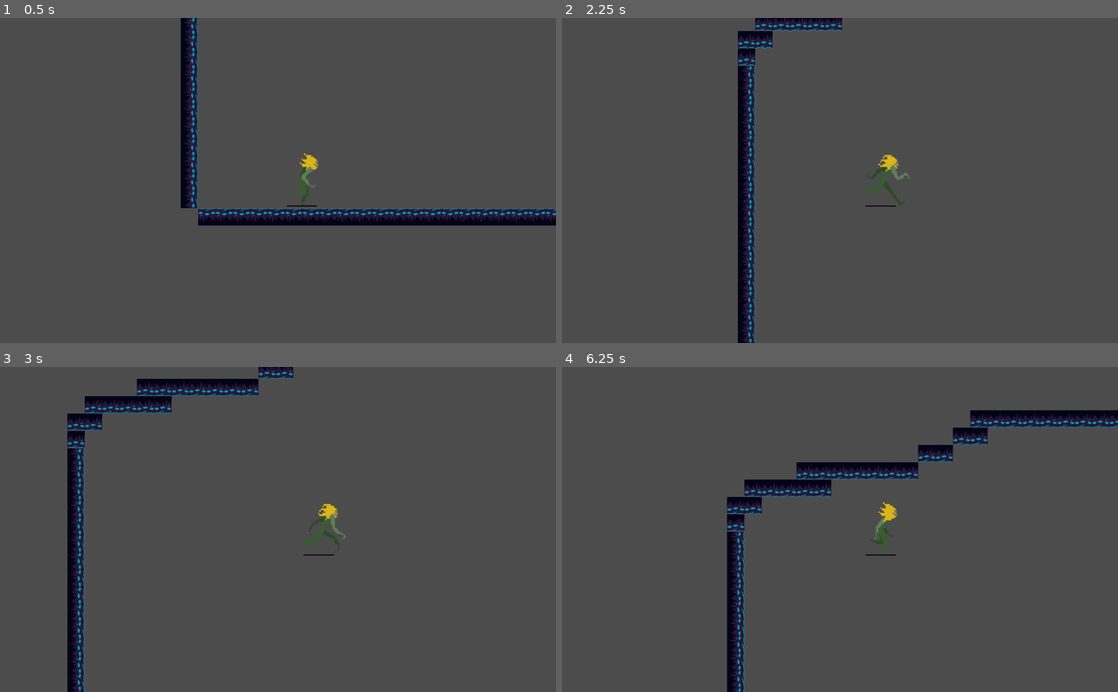
Above: before the commit, frames 1-4 (two rows, left to right).
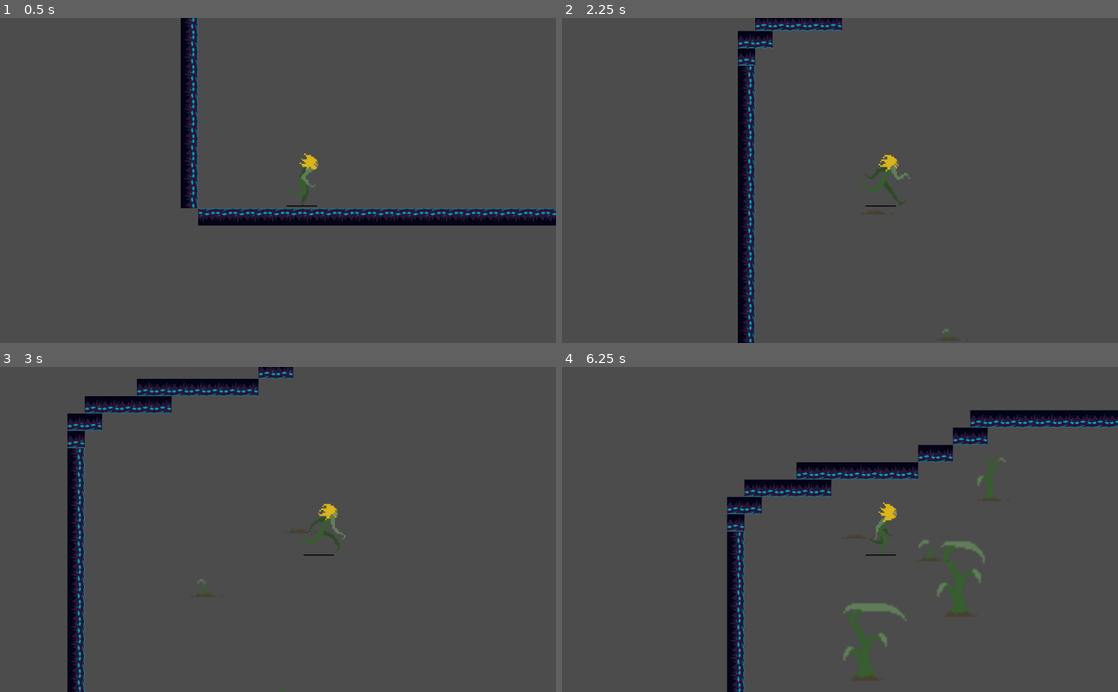
Above: after the commit, the same moments.

Repository: SpencerClark5/Bloom
Game: Godot game, scene res://Scenes/Game.tscn
Two runs of this game, one before a commit and one after it. Both use one fixed random seed, a clock stepped at 60 frames per second and the inputs below.
Inputs:
- Up to frame 1 (0.5 s): no input
- Up to frame 2 (2.25 s): hold D (Right) 0.53-1.28 s; tap P (Plant, bound only after the commit) at 0.6, 1.55, 2.1 s; tap Space (Jump) at 0.77, 0.8, 1.07, 1.35, 1.52, 1.82 s; hold A (Left) 1.28-2.03 s; hold D (Right) from 2.03 s (still down)
- Up to frame 3 (3 s): keep holding D (Right); tap Space (Jump) at 2.3 s; tap P (Plant, bound only after the commit) at 2.85 s
- Up to frame 4 (6.25 s): tap Space (Jump) at 3.02, 3.32, 3.6, 3.77, 4.07, 4.52, 4.82, 5.3, 5.85, 6.02 s; release D (Right) at 3.53 s; hold A (Left) 3.53-5.78 s; tap P (Plant, bound only after the commit) at 4.35, 5.1, 6.05 s; hold D (Right) from 5.78 s (still down)

Frame 1 is identical in both runs. In frame 2, less than 0.1% of the frame differs, in the area x 54-72%, y 59-100%; in frame 3, less than 0.1%; in frame 4, 1.5%, in the area x 50-80%, y 27-97%.

Commit message:
Planting

Diff:
--- a/BloomGame/Scenes/Game.tscn
+++ b/BloomGame/Scenes/Game.tscn
@@ -1,5 +1,6 @@
-[gd_scene load_steps=6 format=2]
+[gd_scene load_steps=7 format=2]
 
+[ext_resource path="res://Scripts/GameScript.gd" type="Script" id=1]
 [ext_resource path="res://Art/bloom_background_1 (1).png" type="Texture" id=2]
 [ext_resource path="res://Art/basic_ground_1.png" type="Texture" id=3]
 [ext_resource path="res://Scenes/WalkTest.tscn" type="PackedScene" id=4]
@@ -31,6 +32,7 @@
 0/z_index = 0
 
 [node name="Node2D" type="Node2D"]
+script = ExtResource( 1 )
 
 [node name="ParallaxBackground" type="ParallaxBackground" parent="."]
 
--- /dev/null
+++ b/BloomGame/Scenes/Plant.tscn
@@ -0,0 +1,96 @@
+[gd_scene load_steps=25 format=2]
+
+[ext_resource path="res://Scripts/Planting.gd" type="Script" id=1]
+[ext_resource path="res://Art/Character_Art/Small Plant Anim/Plant_Anim_17.png" type="Texture" id=2]
+[ext_resource path="res://Art/Character_Art/Small Plant Anim/Plant_Anim_09.png" type="Texture" id=3]
+[ext_resource path="res://Art/Character_Art/Small Plant Anim/Plant_Anim_07.png" type="Texture" id=4]
+[ext_resource path="res://Art/Character_Art/Small Plant Anim/Plant_Anim_19.png" type="Texture" id=5]
+[ext_resource path="res://Art/Character_Art/Small Plant Anim/Plant_Anim_11.png" type="Texture" id=6]
+[ext_resource path="res://Art/Character_Art/Small Plant Anim/Plant_Anim_08.png" type="Texture" id=7]
+[ext_resource path="res://Art/Character_Art/Small Plant Anim/Plant_Anim_02.png" type="Texture" id=8]
+[ext_resource path="res://Art/Character_Art/Small Plant Anim/Plant_Anim_04.png" type="Texture" id=9]
+[ext_resource path="res://Art/Character_Art/Small Plant Anim/Plant_Anim_06.png" type="Texture" id=10]
+[ext_resource path="res://Art/Character_Art/Small Plant Anim/Plant_Anim_05.png" type="Texture" id=11]
+[ext_resource path="res://Art/Character_Art/Small Plant Anim/Plant_Anim_03.png" type="Texture" id=12]
+[ext_resource path="res://Art/Character_Art/Small Plant Anim/Plant_Anim_01.png" type="Texture" id=13]
+[ext_resource path="res://Art/Character_Art/Small Plant Anim/Plant_Anim_10.png" type="Texture" id=14]
+[ext_resource path="res://Art/Character_Art/Small Plant Anim/Plant_Anim_16.png" type="Texture" id=15]
+[ext_resource path="res://Art/Character_Art/Small Plant Anim/Plant_Anim_12.png" type="Texture" id=16]
+[ext_resource path="res://Art/Character_Art/Small Plant Anim/Plant_Anim_14.png" type="Texture" id=17]
+[ext_resource path="res://Art/Character_Art/Small Plant Anim/Plant_Anim_15.png" type="Texture" id=18]
+[ext_resource path="res://Art/Character_Art/Small Plant Anim/Plant_Anim_18.png" type="Texture" id=19]
+[ext_resource path="res://Art/Character_Art/Small Plant Anim/Plant_Anim_13.png" type="Texture" id=20]
+
+[sub_resource type="SpriteFrames" id=2]
+animations = [ {
+"frames": [ ExtResource( 13 ), ExtResource( 12 ), ExtResource( 8 ), ExtResource( 9 ), ExtResource( 11 ), ExtResource( 10 ), ExtResource( 7 ), ExtResource( 3 ), ExtResource( 4 ), ExtResource( 6 ), ExtResource( 14 ), ExtResource( 16 ), ExtResource( 17 ), ExtResource( 18 ), ExtResource( 20 ), ExtResource( 15 ), ExtResource( 2 ), ExtResource( 19 ), ExtResource( 5 ) ],
+"loop": false,
+"name": "Plant",
+"speed": 5.0
+} ]
+
+[sub_resource type="Animation" id=3]
+resource_name = "PlantAnim"
+length = 9.5
+tracks/0/type = "value"
+tracks/0/path = NodePath(".:frame")
+tracks/0/interp = 1
+tracks/0/loop_wrap = true
+tracks/0/imported = false
+tracks/0/enabled = true
+tracks/0/keys = {
+"times": PoolRealArray( 0, 0.5, 1, 1.5, 2, 2.5, 3, 3.5, 4, 4.5, 5, 5.5, 6, 6.5, 7, 7.5, 8, 8.5, 9 ),
+"transitions": PoolRealArray( 1, 1, 1, 1, 1, 1, 1, 1, 1, 1, 1, 1, 1, 1, 1, 1, 1, 1, 1 ),
+"update": 1,
+"values": [ 0, 1, 2, 3, 4, 5, 6, 7, 8, 9, 10, 11, 12, 13, 14, 15, 16, 17, 18 ]
+}
+
+[sub_resource type="Animation" id=4]
+length = 0.001
+tracks/0/type = "value"
+tracks/0/path = NodePath("../AnimationPlayer:root_node")
+tracks/0/interp = 1
+tracks/0/loop_wrap = true
+tracks/0/imported = false
+tracks/0/enabled = true
+tracks/0/keys = {
+"times": PoolRealArray( 0 ),
+"transitions": PoolRealArray( 1 ),
+"update": 0,
+"values": [ NodePath("../AnimatedSprite") ]
+}
+tracks/1/type = "value"
+tracks/1/path = NodePath(".:frame")
+tracks/1/interp = 1
+tracks/1/loop_wrap = true
+tracks/1/imported = false
+tracks/1/enabled = true
+tracks/1/keys = {
+"times": PoolRealArray( 0 ),
+"transitions": PoolRealArray( 1 ),
+"update": 0,
+"values": [ 0 ]
+}
+
+[sub_resource type="RectangleShape2D" id=1]
+extents = Vector2( 60.5, 10 )
+
+[node name="Node2D" type="Node2D"]
+script = ExtResource( 1 )
+
+[node name="KinematicBody2D" type="KinematicBody2D" parent="."]
+
+[node name="AnimatedSprite" type="AnimatedSprite" parent="."]
+position = Vector2( 72, -102 )
+scale = Vector2( 3.65, 3.65 )
+frames = SubResource( 2 )
+animation = "Plant"
+
+[node name="AnimationPlayer" type="AnimationPlayer" parent="."]
+root_node = NodePath("../AnimatedSprite")
+anims/PlantAnim = SubResource( 3 )
+anims/RESET = SubResource( 4 )
+
+[node name="CollisionShape2D" type="CollisionShape2D" parent="."]
+position = Vector2( 89, -53 )
+shape = SubResource( 1 )
--- /dev/null
+++ b/BloomGame/Scripts/Character.gd
@@ -0,0 +1,37 @@
+extends KinematicBody2D
+
+var velocity = Vector2(0,0)
+
+const SPEED = 30
+const GRAVITY = 30
+const JUMP = -700
+onready var _animated_sprite = $AnimatedSprite
+
+func _physics_process(_delta):
+
+	# Movement and animation
+	if Input.is_action_pressed("Right"):
+		_animated_sprite.play("Walking")
+		_animated_sprite.flip_h = false
+		velocity.x += SPEED
+
+	elif Input.is_action_pressed("Left"):
+		_animated_sprite.play("Walking")
+		_animated_sprite.flip_h = true
+		velocity.x -= SPEED
+	else:
+		_animated_sprite.stop()
+
+
+	# Gravity
+	velocity.y = velocity.y + GRAVITY
+
+	# Jump
+	if Input.is_action_just_pressed("Jump"):
+		velocity.y = JUMP
+
+
+	velocity = move_and_slide(velocity)
+
+	# Friction
+	velocity.x = lerp(velocity.x,0,0.1)
--- /dev/null
+++ b/BloomGame/Scripts/GameScript.gd
@@ -0,0 +1,25 @@
+extends Node2D
+
+
+var smallPlant = preload("res://Scenes/Plant.tscn")
+
+# Called when the node enters the scene tree for the first time.
+func _ready():
+	pass # Replace with function body.
+
+
+# Called every frame. 'delta' is the elapsed time since the previous frame.
+func _process(_delta):
+	if Input.is_action_just_pressed("Plant"):
+		Plant()
+
+
+func Plant():
+	#get the position of the player to instance the node here
+	var PlantInstance = smallPlant.instance()
+	PlantInstance.position = get_node("WalkTest").get_position()
+	add_child(PlantInstance)
+	print("planted")
+
+#when the player wants to spawn the plant
+#instance the plant scene after button press
--- /dev/null
+++ b/BloomGame/Scripts/Planting.gd
@@ -0,0 +1,23 @@
+extends Node
+
+
+# Declare member variables here. Examples:
+# var a = 2
+# var b = "text"
+onready var _animated_sprite = $AnimatedSprite
+
+# Called when the node enters the scene tree for the first time.
+func _ready():
+	pass # Replace with function body.
+
+	_animated_sprite.play("PlantAnim")
+	##after the animation (yeild) turn on the collider
+
+
+	# maybe make another function to unplant
+	# just do everything in plant except backwards
+
+
+# Called every frame. 'delta' is the elapsed time since the previous frame.
+#func _process(delta):
+#	pass
--- a/BloomGame/project.godot
+++ b/BloomGame/project.godot
@@ -59,6 +59,11 @@
 "events": [ Object(InputEventKey,"resource_local_to_scene":false,"resource_name":"","device":0,"alt":false,"shift":false,"control":false,"meta":false,"command":false,"pressed":false,"scancode":0,"physical_scancode":32,"unicode":0,"echo":false,"script":null)
  ]
 }
+Plant={
+"deadzone": 0.5,
+"events": [ Object(InputEventKey,"resource_local_to_scene":false,"resource_name":"","device":0,"alt":false,"shift":false,"control":false,"meta":false,"command":false,"pressed":false,"scancode":0,"physical_scancode":80,"unicode":0,"echo":false,"script":null)
+ ]
+}
 
 [physics]
 
Renamed: BloomGame/LeftLegAnim.gd -> BloomGame/Scripts/LeftLegAnim.gd
